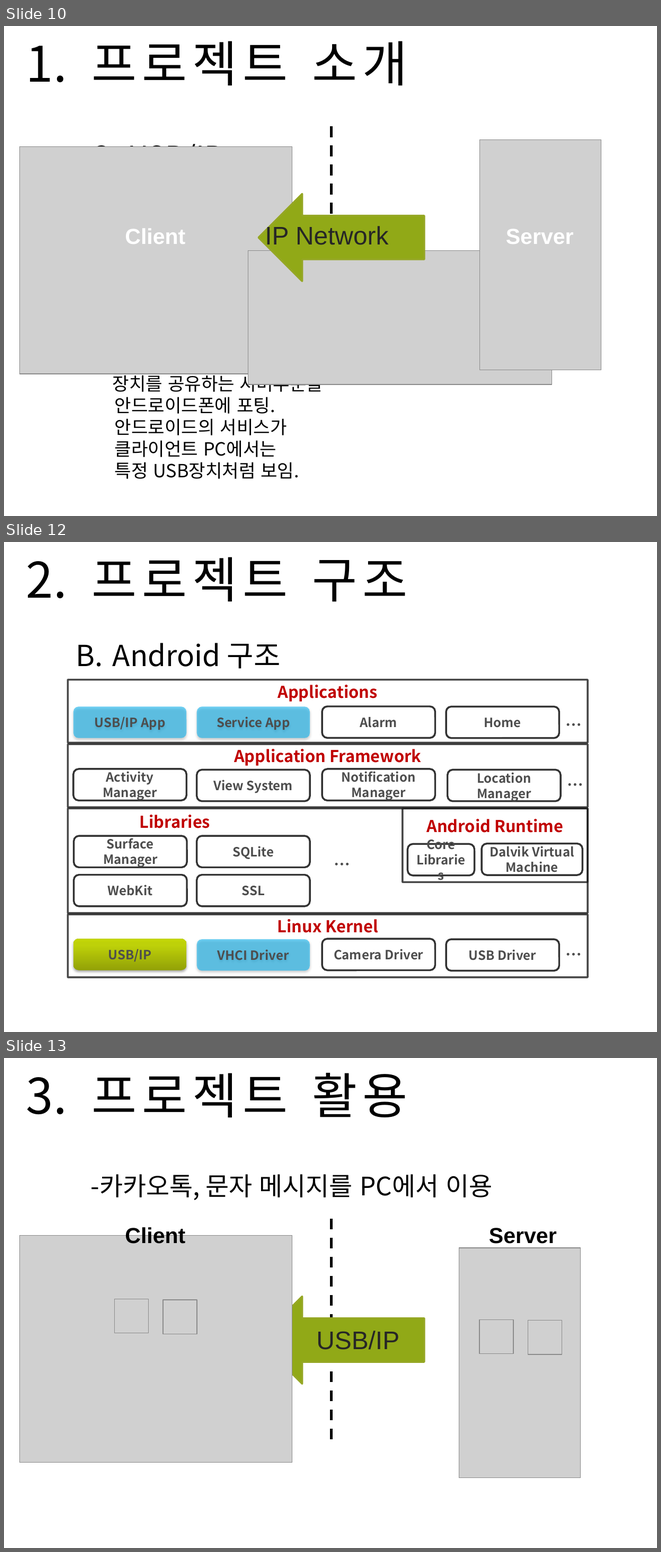
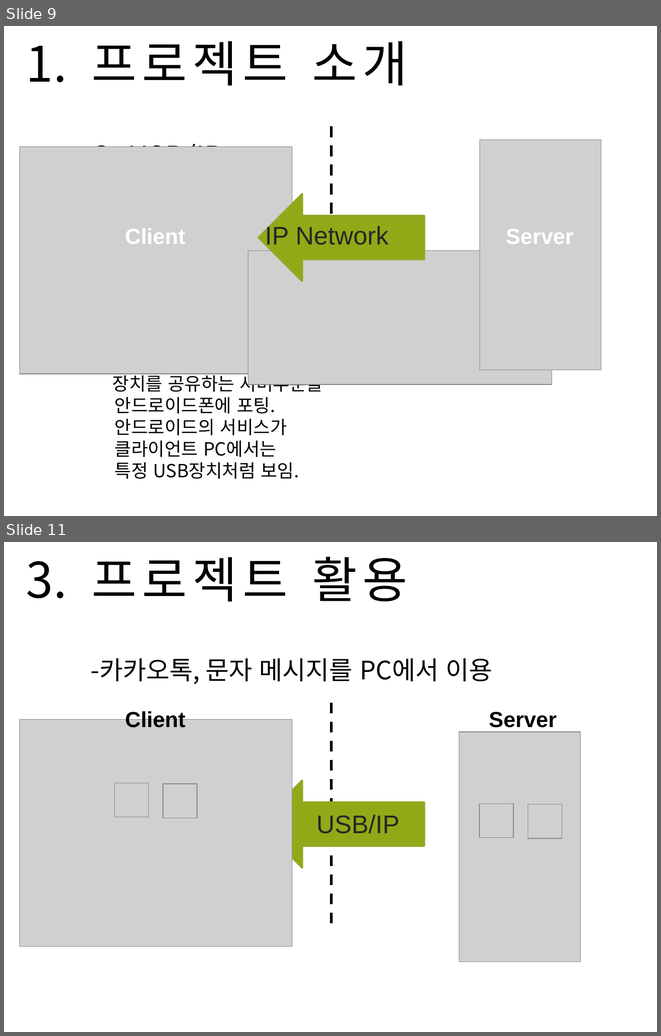
Before and after one commit to Sanghyun-Lee/Android-USB, a slide deck: Documents/presentation doc/proposal_presentation.pptx. Shown one above the other, each under a label of ours: slides 10, 12 and 13 before the commit, slides 9 and 11 after it; the slides between them are not shown. The pictures are 661x1552 and 661x1036 pixels, drawn with LibreOffice and Linux fonts; fonts in the diff are those of the drawing; grey boxes stand for pictures; background and template pictures are left out. Boxes give left, top, right and bottom in pixels: in the first picture for what was removed or moved away, otherwise in the second. Text is boxed around its words. In the diff, an @@ line names an element or a change of style, - is before the commit and + after.

```diff
--- a/Documents/presentation doc/proposal_presentation.pptx
+++ b/Documents/presentation doc/proposal_presentation.pptx
@@ slide 12 removed at [4,542,657,1032], background picture (left out) @@
@@ title removed at [91,557,408,602] @@
-2. 프로젝트 구조
@@ text removed at [113,643,281,669] @@
-B. Android 구조
@@ rectangle removed at [68,680,588,742] @@
-Applications
@@ rounded rectangle removed at [73,706,186,738] @@
-USB/IP App
@@ rounded rectangle removed at [196,706,310,738] @@
-Service App
@@ rounded rectangle removed at [322,706,435,738] @@
-Alarm
@@ rounded rectangle removed at [446,706,559,738] @@
-Home
@@ text removed at [559,712,589,738] @@
-…
@@ rectangle removed at [68,744,588,806] @@
-Application Framework
@@ rounded rectangle removed at [73,769,186,800] @@
-Activity Manager
@@ rounded rectangle removed at [196,770,310,801] @@
-View System
@@ rounded rectangle removed at [322,769,435,800] @@
-Notification Manager
@@ rounded rectangle removed at [448,770,560,801] @@
-Location Manager
@@ text removed at [560,771,590,797] @@
-…
@@ rectangle removed at [68,809,588,913] @@
-Libraries
@@ rectangle removed at [403,809,587,882] @@
-Android Runtime
@@ rounded rectangle removed at [74,836,187,867] @@
-Surface Manager
@@ rounded rectangle removed at [196,836,310,867] @@
-SQLite
@@ rounded rectangle removed at [407,844,474,875] @@
-Core Libraries
@@ rounded rectangle removed at [482,844,582,875] @@
-Dalvik Virtual Machine
@@ text removed at [328,851,358,877] @@
-…
@@ rounded rectangle removed at [74,874,187,906] @@
-WebKit
@@ rounded rectangle removed at [196,874,310,906] @@
-SSL
@@ rectangle removed at [68,914,588,977] @@
-Linux Kernel
@@ rounded rectangle removed at [73,938,186,970] @@
-USB/IP
@@ rounded rectangle removed at [196,939,310,970] @@
-VHCI Driver
@@ rounded rectangle removed at [322,938,435,970] @@
-Camera Driver
@@ rounded rectangle removed at [446,939,559,970] @@
-USB Driver
@@ text removed at [559,941,589,967] @@
-…
@@ what was slide 10 is now slide 9 @@
@@ what was slide 13 is now slide 11 @@
```
Also in this commit, not shown: 6 slides changed, 1 other slide removed.
